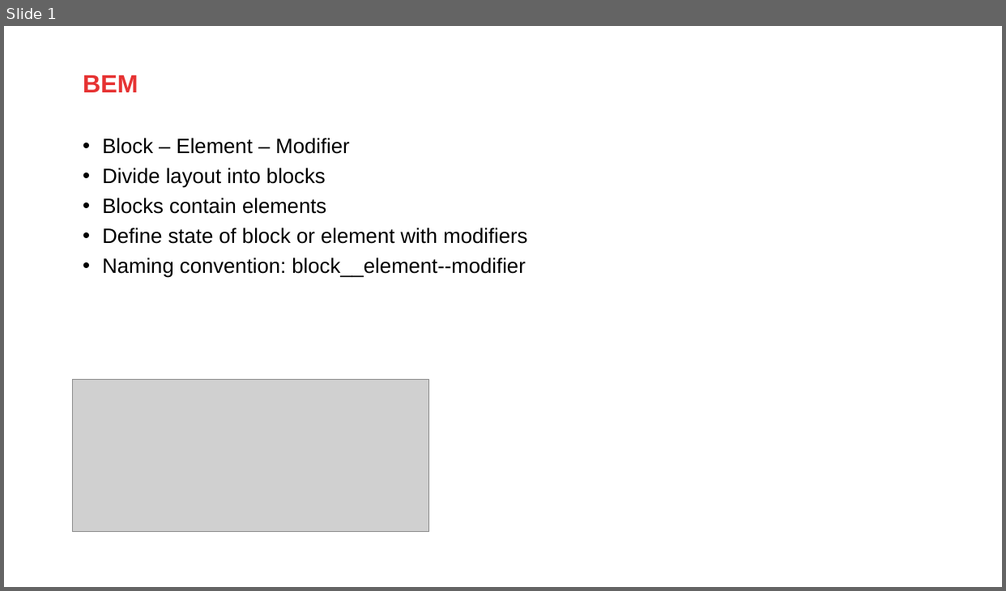
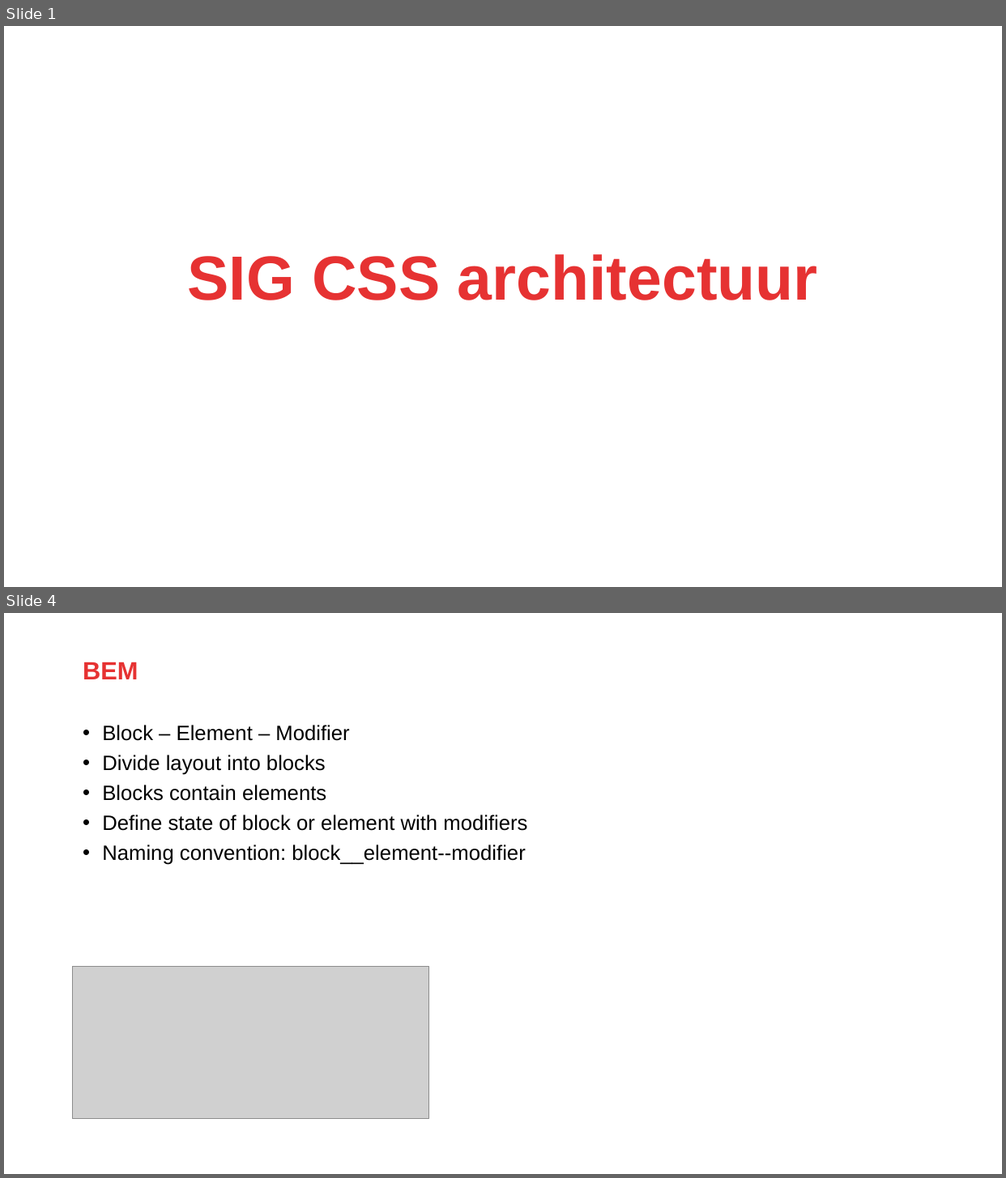
Before and after one commit to AMIS-Services/sig-css-architecture, a slide deck: SIG_CSS_Architecture.pptx. Shown one above the other, each under a label of ours: slide 1 before the commit, slides 1 and 4 after it; the slides between them are not shown. The pictures are 1006x591 and 1006x1178 pixels, drawn with LibreOffice and Linux fonts; fonts in the diff are those of the drawing; grey boxes stand for pictures; background and template pictures are left out. Boxes give left, top, right and bottom in pixels: in the first picture for what was removed or moved away, otherwise in the second. Text is boxed around its words. In the diff, an @@ line names an element or a change of style, - is before the commit and + after.

```diff
--- a/SIG_CSS_Architecture.pptx
+++ b/SIG_CSS_Architecture.pptx
@@ slide 1 added at <box>4,26,1002,587</box>, background #FFFFFF; not listed: 1 template element that a slide beside it also shows @@
@@ title added at <box>188,254,818,301</box>, 60 pt, text #E63232, bold @@
+SIG CSS architectuur
@@ what was slide 1 is now slide 4 @@
```
Also in this commit, not shown: 6 slides changed, 6 other slides added.
